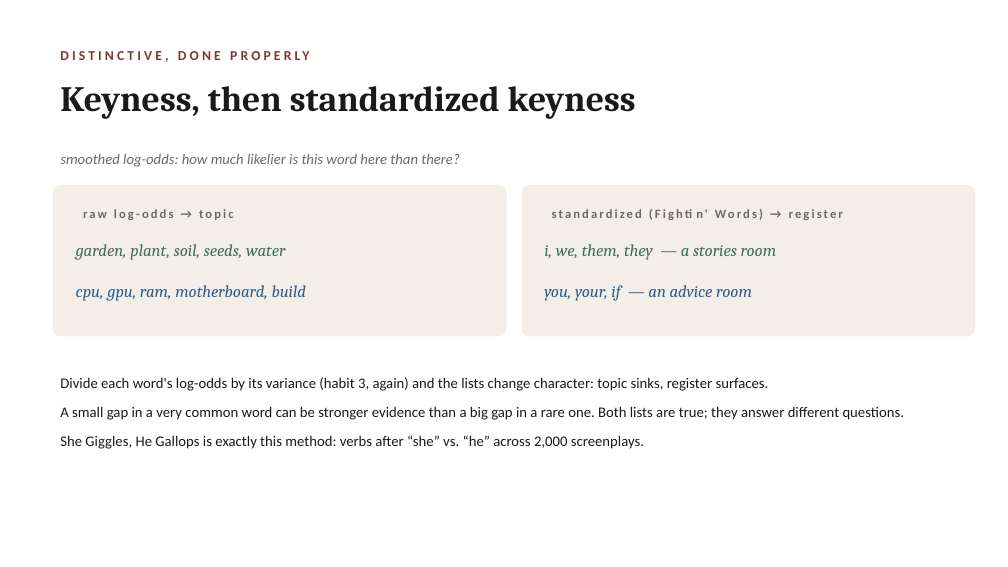
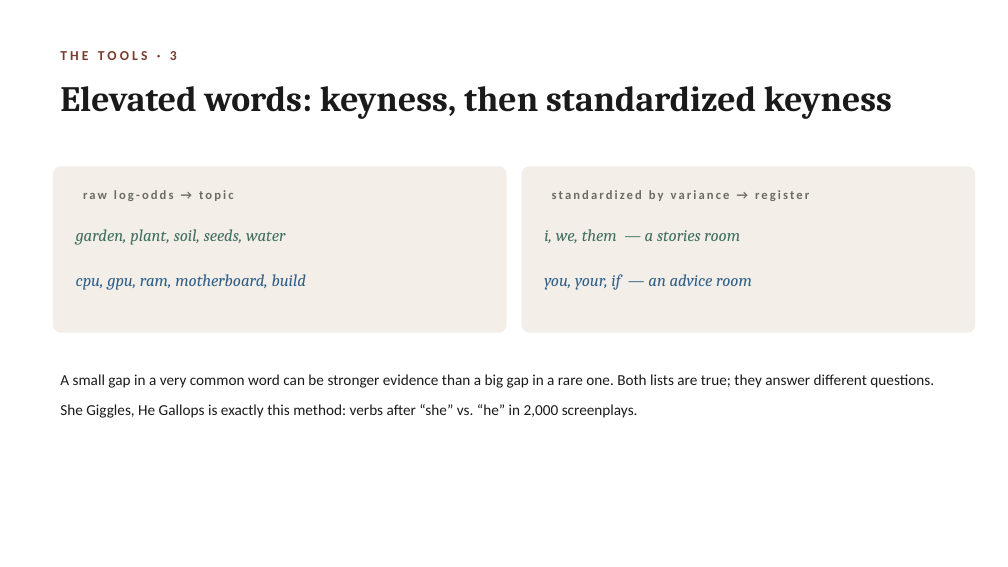
Before and after one commit to lucianli123/culture-as-data-2026, a slide deck: slide 9 of slides/week-02-lecture-draft.pptx (slide 16 before the commit). Drawn at 1008x567 pixels with LibreOffice and Linux fonts; fonts in the diff are those of the drawing. Boxes give left, top, right and bottom in pixels: in the first picture for what was removed or moved away, otherwise in the second. Text is boxed around its words. In the diff, an @@ line names an element or a change of style, - is before the commit and + after.

Commit message:
Week 2 lecture deck rebuilt: Bollen-spine (trial + live replication figure), three-questions statistics audit, discussion slides on counting/vectors/statistical truth

```diff
--- a/slides/week-02-lecture-draft.pptx
+++ b/slides/week-02-lecture-draft.pptx
@@ text at <box>60,51,177,60</box>: text changed @@
-DISTINCTIVE, DONE PROPERLY
+THE TOOLS · 3
@@ text at <box>60,86,892,119</box>: text changed @@
-Keyness, then standardized keyness
+Elevated words: keyness, then standardized keyness
@@ rounded rectangle: place and size @@
-rounded rectangle at <box>53,185,507,337</box>
+rounded rectangle at <box>53,166,507,333</box>
@@ rounded rectangle at <box>53,166,507,333</box>: proportions changed @@
@@ text removed at <box>60,154,459,167</box> @@
-smoothed log-odds: how much likelier is this word here than there?
@@ rounded rectangle at <box>522,166,975,333</box>: proportions changed @@
@@ rounded rectangle: place and size @@
-rounded rectangle at <box>522,185,975,337</box>
+rounded rectangle at <box>522,166,975,333</box>
@@ text "raw log-odds → topic": place and size @@
-text "raw log-odds → topic" at <box>83,209,233,220</box>
+text "raw log-odds → topic" at <box>83,190,233,201</box>
@@ text at <box>552,190,809,201</box>: text changed @@
-standardized (Fightin' Words) → register
+standardized by variance → register
@@ text "garden, plant, soil, seeds, water": place and size @@
-text "garden, plant, soil, seeds, water" at <box>76,244,285,260</box>
+text "garden, plant, soil, seeds, water" at <box>76,229,285,245</box>
@@ text at <box>544,229,740,243</box>: text changed @@
-i, we, them, they — a stories room
+i, we, them — a stories room
@@ text "cpu, gpu, ram, motherboard, build": place and size @@
-text "cpu, gpu, ram, motherboard, build" at <box>76,285,307,301</box>
+text "cpu, gpu, ram, motherboard, build" at <box>76,274,307,290</box>
@@ text "you, your, if — an ...": place and size @@
-text "you, your, if — an ..." at <box>544,285,752,301</box>
+text "you, your, if — an ..." at <box>544,274,752,290</box>
@@ text at <box>60,377,769,391</box>: paragraph removed @@
-Divide each word's log-odds by its variance (habit 3, again) and the lists change character: topic sinks, register surfaces.
@@ text at <box>60,374,934,388</box>: size 14 to 14.5 pt in "A small gap in a very common ..."; line spacing 1.18 to 1.2 @@
@@ text at <box>60,404,638,418</box>: text changed; size 14 to 14.5 pt @@
-She Giggles, He Gallops is exactly this method: verbs after “she” vs. “he” across 2,000 screenplays.
+She Giggles, He Gallops is exactly this method: verbs after “she” vs. “he” in 2,000 screenplays.
```
Also in this commit, not shown: 5 other slides changed, 10 slides added, 12 slides removed.
